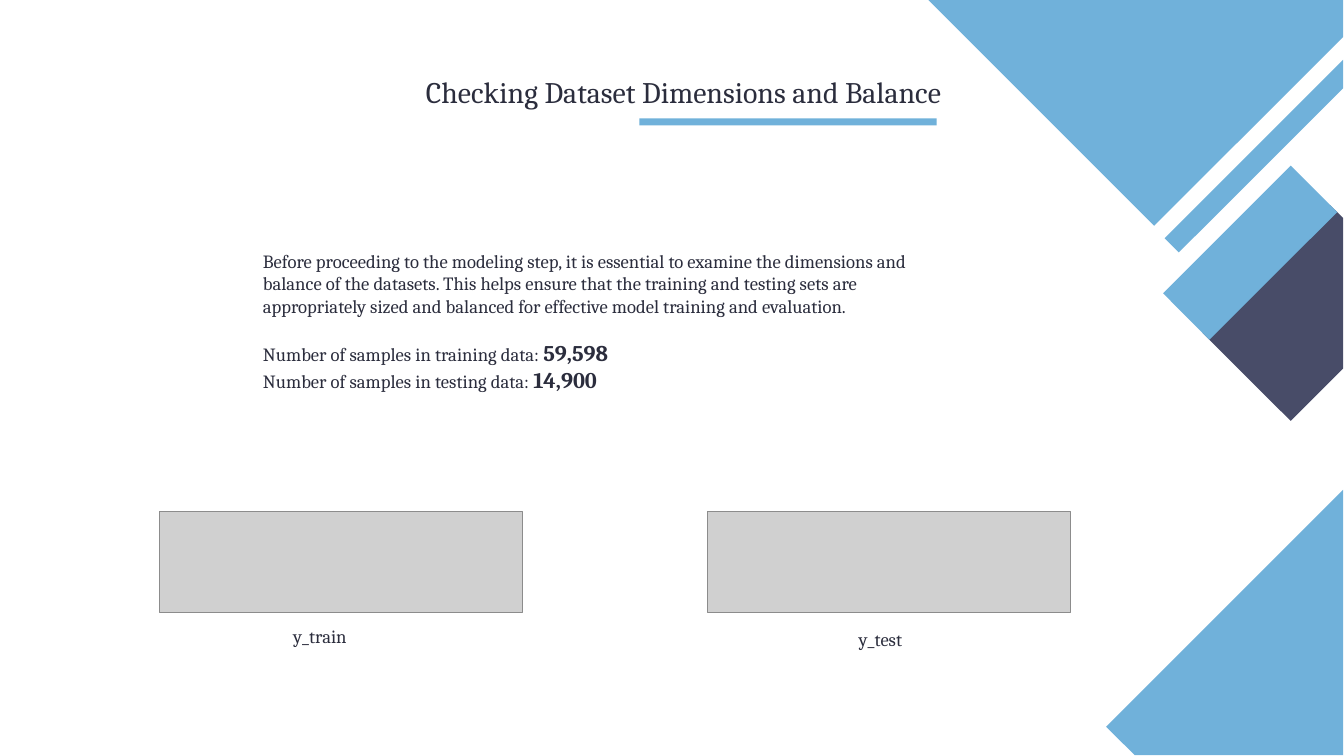
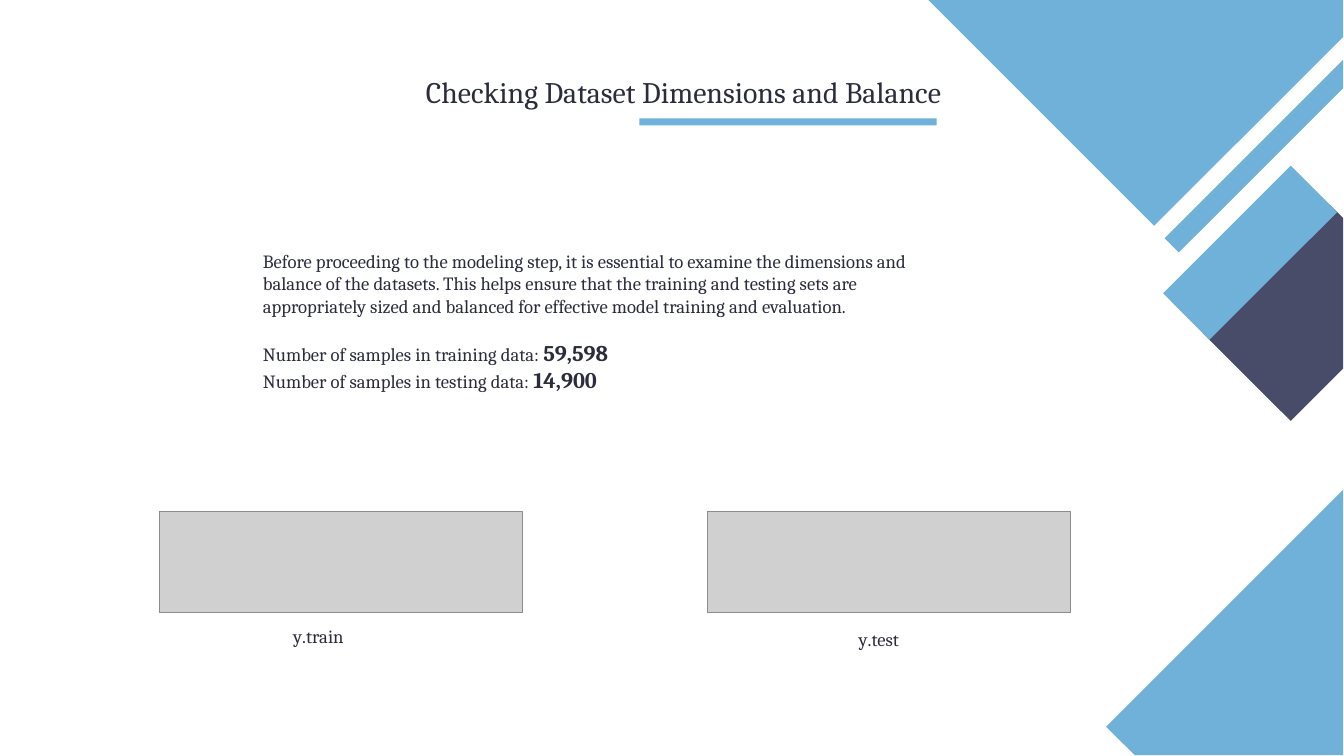
Before and after one commit to ztutar/Employee_Attrition_Classification_StatisticalLearning_FinalProject, a slide deck: slide 14 of TUTAR_OZEN_Project_Presentation.pptx. Drawn at 1344x756 pixels with LibreOffice and Linux fonts; fonts in the diff are those of the drawing; grey boxes stand for pictures. Boxes give left, top, right and bottom in pixels: in the first picture for what was removed or moved away, otherwise in the second. Text is boxed around its words. In the diff, an @@ line names an element or a change of style, - is before the commit and + after.

```diff
--- a/TUTAR_OZEN_Project_Presentation.pptx
+++ b/TUTAR_OZEN_Project_Presentation.pptx
@@ text at <box>293,630,343,647</box>: text changed @@
-y_train
+y.train
@@ text at <box>859,635,899,650</box>: text changed @@
-y_test
+y.test
```
Also in this commit, not shown: 11 other slides changed, 1 slide added, 2 slides removed, 2 other files.
